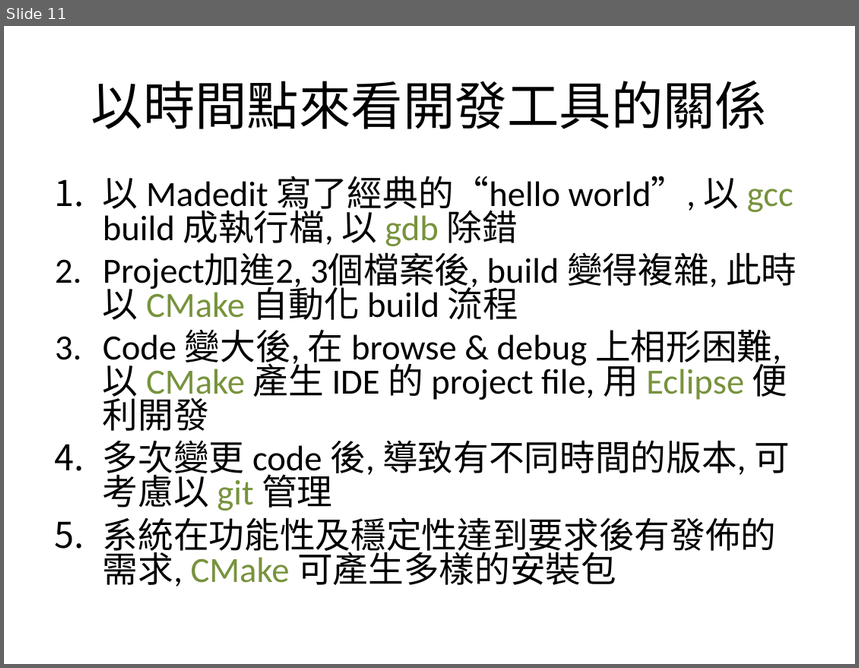
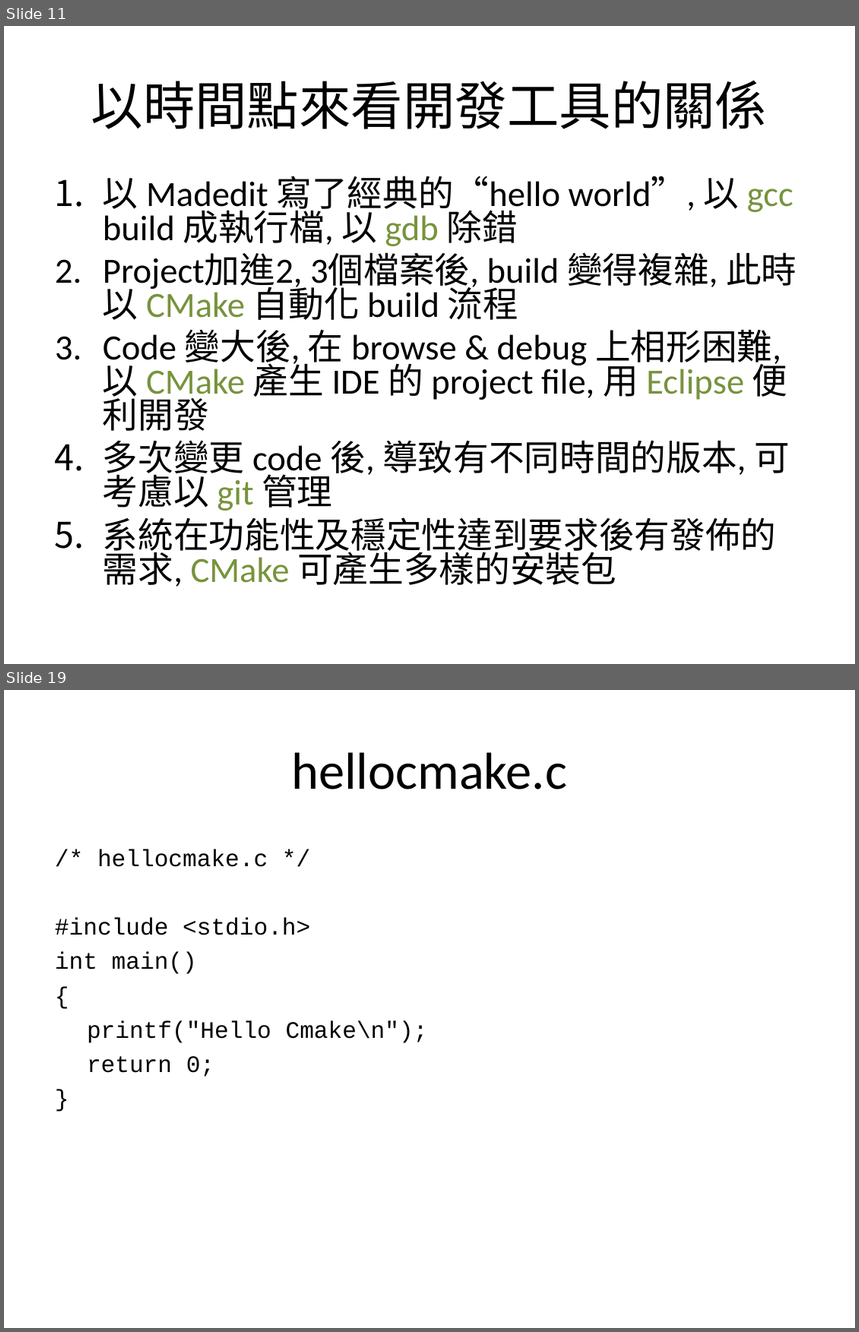
Before and after one commit to jayska/Programming, a slide deck: Slides/ProgFun.ppt. Shown one above the other, each under a label of ours: slide 11 before the commit, slides 11 and 19 after it; the slides between them are not shown. The pictures are 859x668 and 859x1332 pixels, drawn with LibreOffice and Linux fonts; fonts in the diff are those of the drawing. Boxes give left, top, right and bottom in pixels: in the first picture for what was removed or moved away, otherwise in the second. Text is boxed around its words. In the diff, an @@ line names an element or a change of style, - is before the commit and + after.

```diff
--- a/Slides/ProgFun.ppt
+++ b/Slides/ProgFun.ppt
@@ slide 19 added at [4,690,855,1328], background #FFFFFF @@
@@ title added at [291,752,567,790], 44 pt, text #000000 @@
+hellocmake.c
@@ text added at [55,850,428,1077], 20 pt, text #000000 @@
+/* hellocmake.c */
+#include <stdio.h>
+int main()
+{
+printf("Hello Cmake\n");
+return 0;
+}
```
Also in this commit, not shown: 7 slides changed, 15 other slides added, 2 slides removed.
